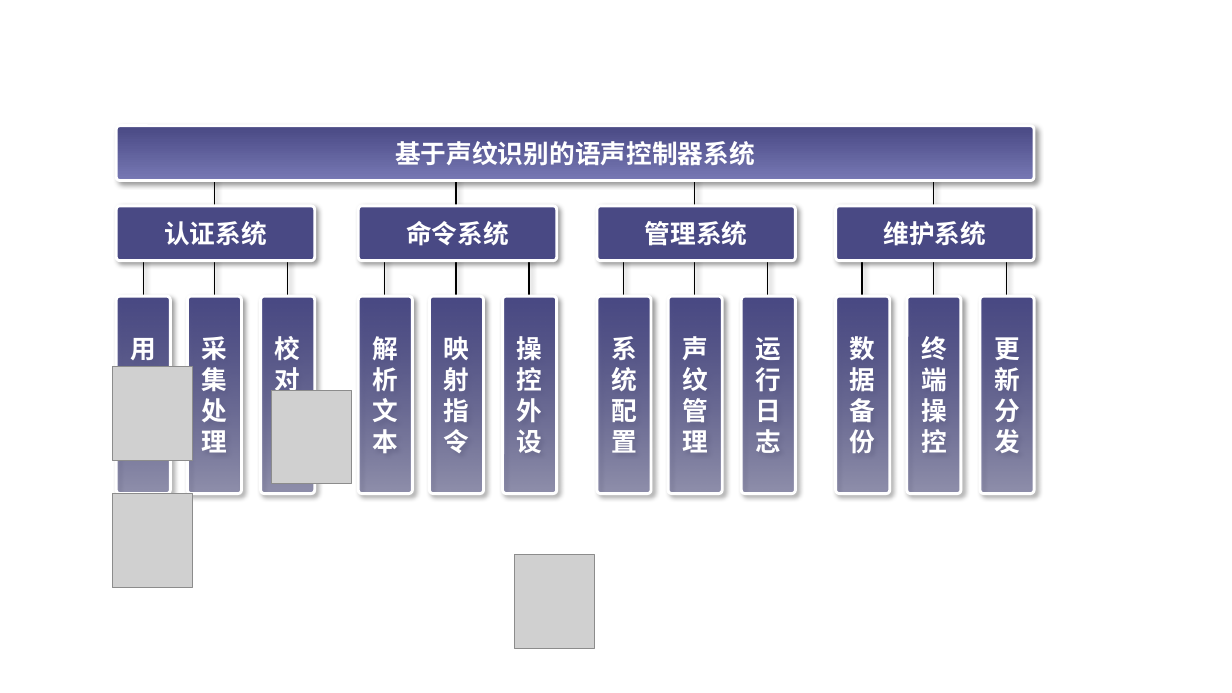
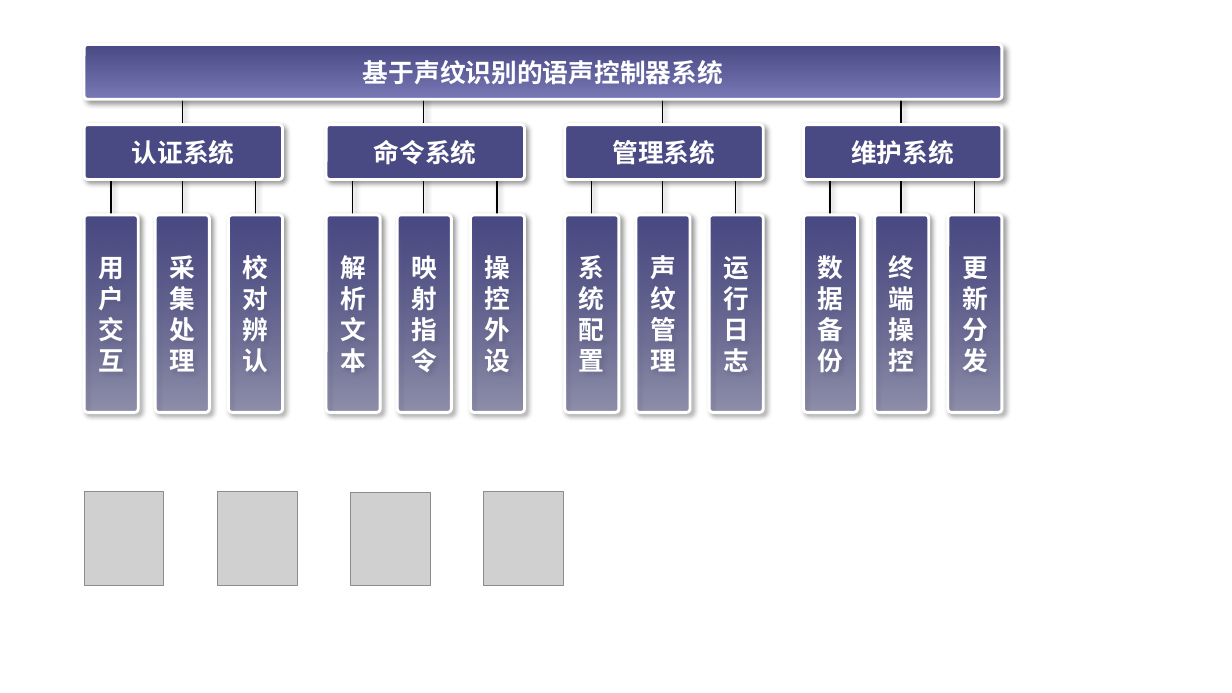
Before and after one commit to TheWayForward/Sonicredible, a slide deck: slide 5 of document/draft.pptx (slide 2 before the commit). Drawn at 1232x693 pixels with LibreOffice and Linux fonts; fonts in the diff are those of the drawing; grey boxes stand for pictures; background and template pictures are left out. Boxes give left, top, right and bottom in pixels: in the first picture for what was removed or moved away, otherwise in the second. Text is boxed around its words. In the diff, an @@ line names an element or a change of style, - is before the commit and + after.

```diff
--- a/document/draft.pptx
+++ b/document/draft.pptx
@@ 7 rounded rectangles, 1 line: place and size @@
-7 rounded rectangles, 1 line at [188,206,1035,494]
+7 rounded rectangles, 1 line at [155,125,1003,413]
@@ 11 lines, 10 rounded rectangles: place and size @@
-11 lines, 10 rounded rectangles at [116,126,1034,494]
+11 lines, 10 rounded rectangles at [84,44,1003,413]
@@ picture: place and size @@
-picture at [113,367,192,461]
+picture at [84,492,164,586]
@@ picture: place and size @@
-picture at [113,494,192,588]
+picture at [217,492,297,586]
@@ picture: place and size @@
-picture at [272,390,352,483]
+picture at [350,493,431,586]
@@ picture: place and size @@
-picture at [515,555,594,649]
+picture at [484,492,564,586]
```
Also in this commit, not shown: 4 slides added, 1 slide removed, 7 other files.
